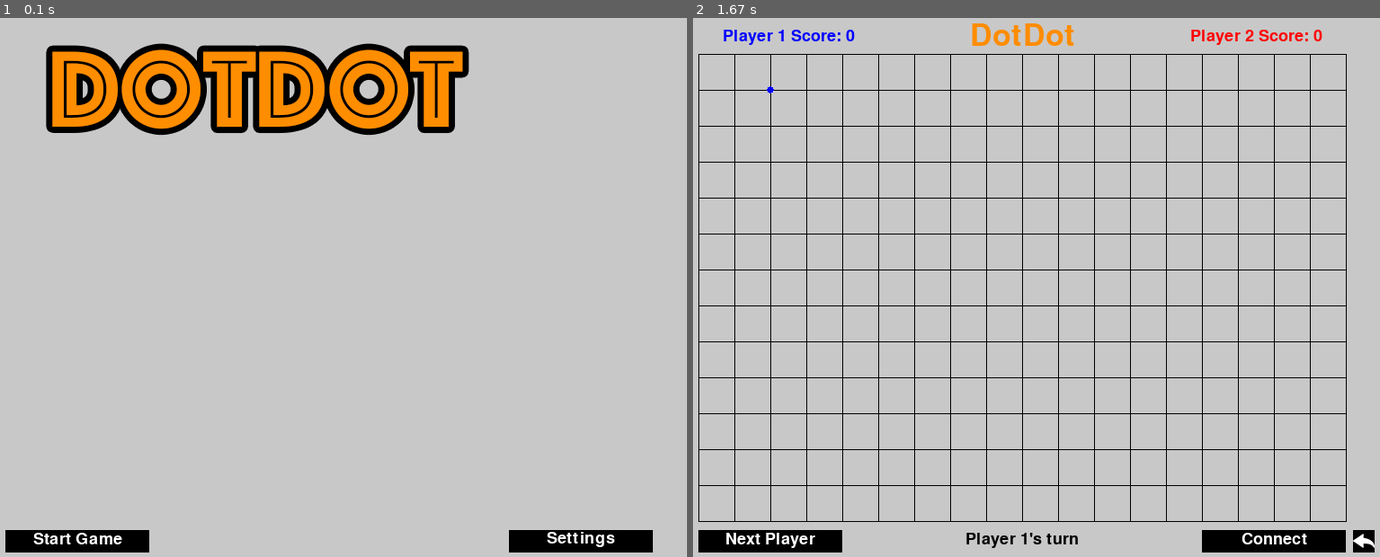
Above: before the commit, frames 1-2 (left to right).
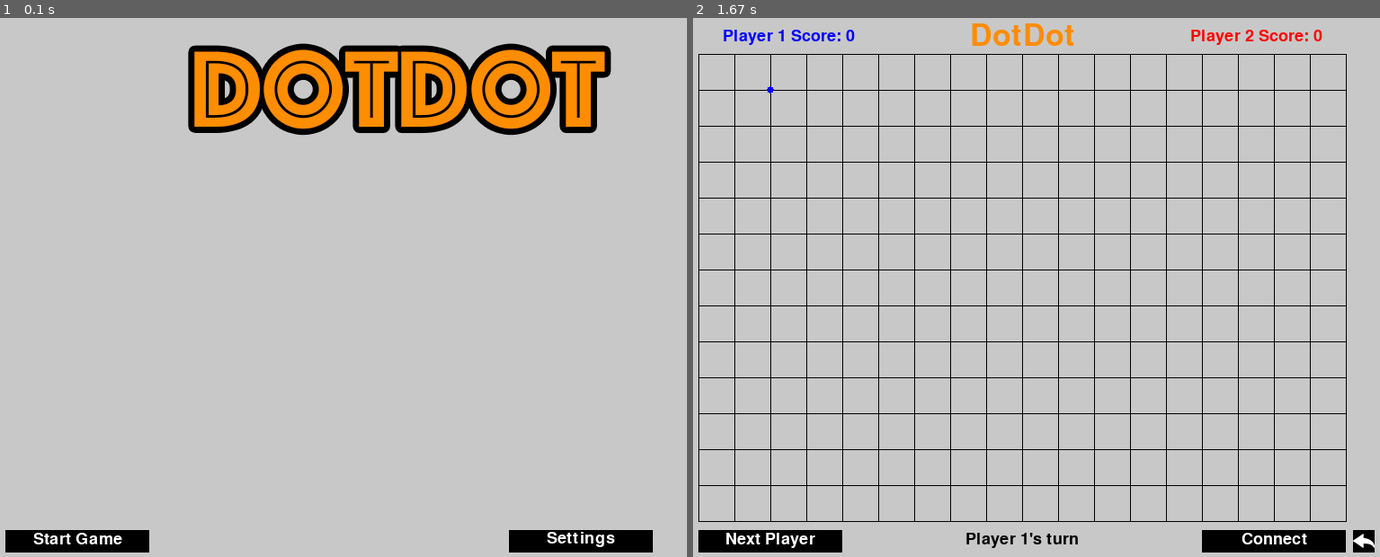
Above: after the commit, the same moments.

Repository: Tutorialoso/PythonGame
Game: pygame game, started from DotDot Pygame.py
Same seed, same stepped clock (60 frames per second), same inputs: the game is played once before the commit and once after it.
Inputs (mouse positions are in pixels of both pictures, inside the frame that each line leads up to):
- Up to frame 1 (0.1 s): no input
- Up to frame 2 (1.67 s): click (768, 540) at 0.38 s; press the mouse at (1091, 422) at 0.7 s; move the mouse to (933, 260) at 0.8 s; release the mouse at (782, 98) at 0.93 s; press the mouse at (1276, 540) at 1.03 s; move the mouse to (1091, 325) at 1.13 s; release the mouse at (905, 109) at 1.27 s

The runs differ from the first frame. In frame 1, 10% of the frame differs, in the area x 6-90%, y 4-22%; in frame 2, nothing differs.

Commit message:
Fixed alignment issues

Diff:
--- a/DotDot Pygame.py
+++ b/DotDot Pygame.py
@@ -360,7 +360,7 @@
     def main(self):
         init_window()
 
-        DISPLAYSURF.blit(DOT_DOT, (0,0))
+        DISPLAYSURF.blit(DOT_DOT, ((WINDOW_WIDTH / 2) - (484 / 2), 0))
 
         settings_top_left = (WINDOW_WIDTH - (5 * GAP_SIZE), WINDOW_HEIGHT - (GAP_SIZE - 10))
         settings_button_coord = init_button("Settings", settings_top_left, BIG_BUTTON_WIDTH)
